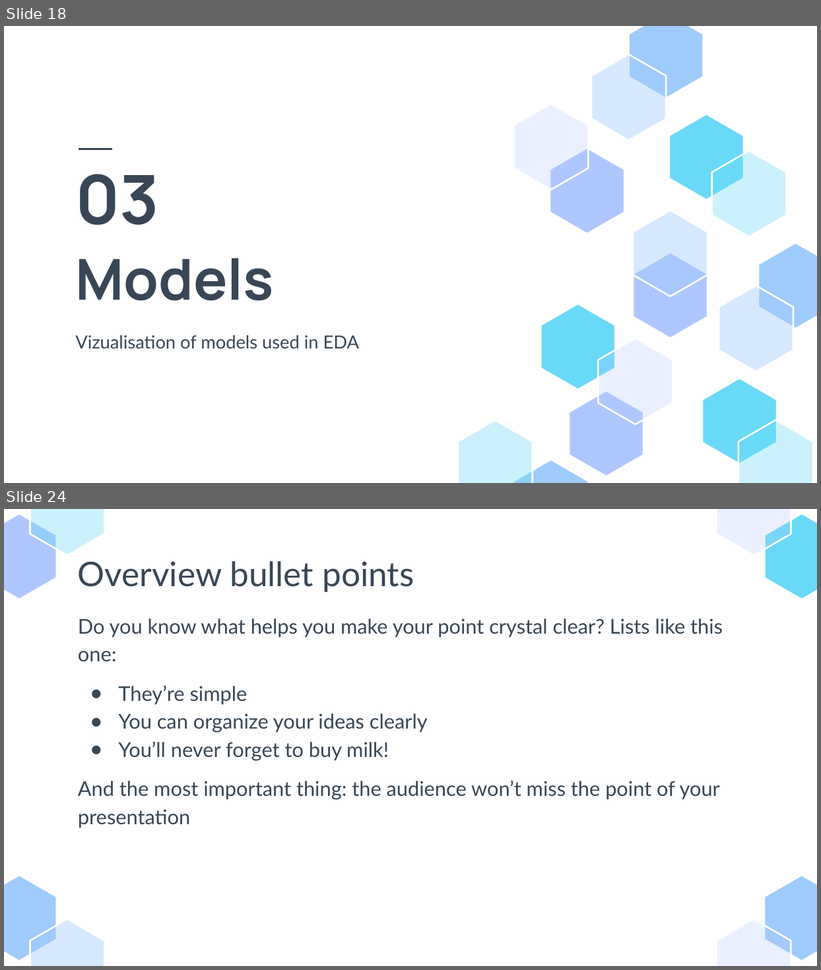
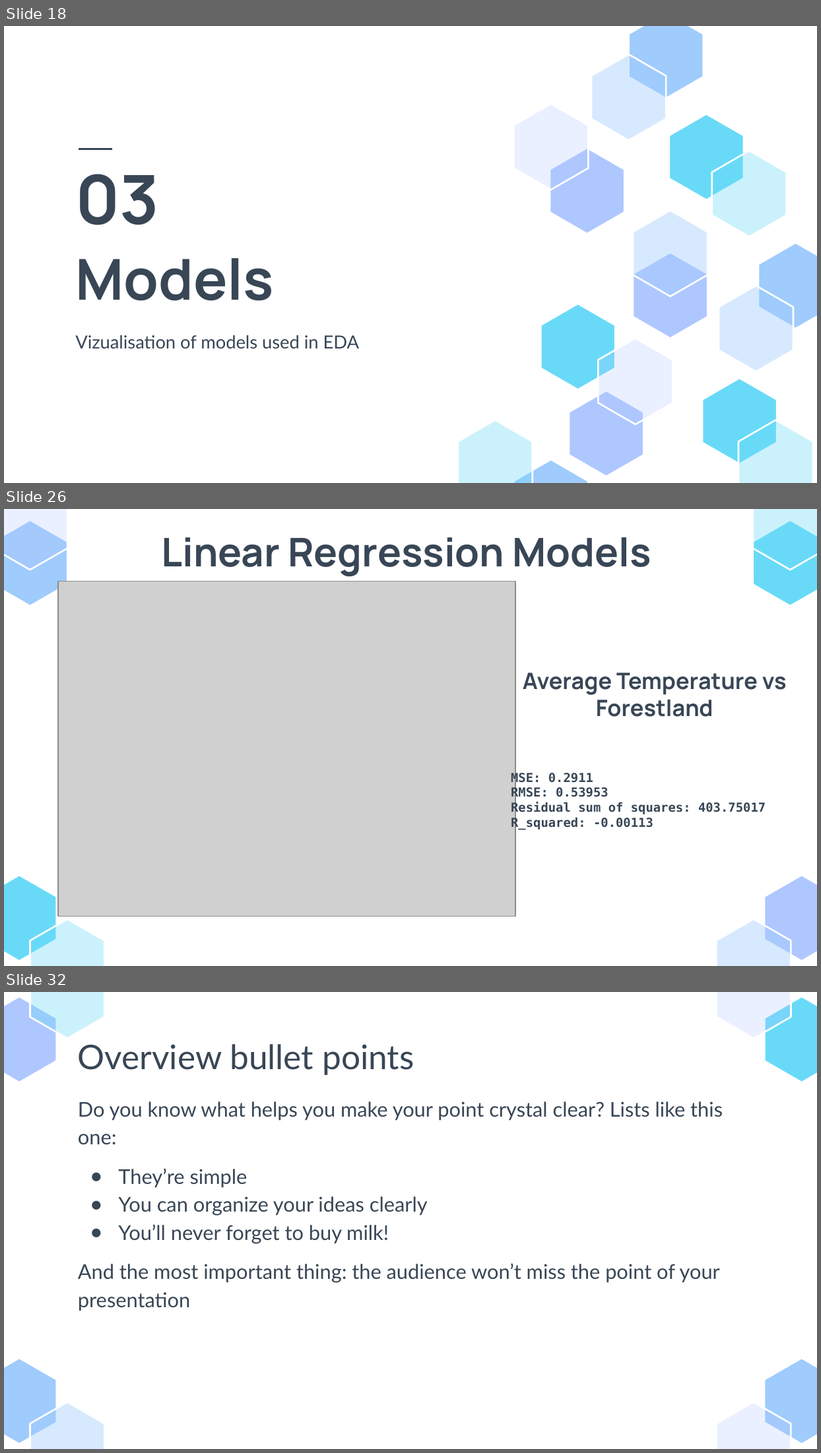
Before and after one commit to glenad/2403-ptds-regression, a slide deck: 2403_ PT_DS_Regression_Agri-food sector- Analysis.pptx. Shown one above the other, each under a label of ours: slides 18 and 24 before the commit, slides 18, 26 and 32 after it; the slides between them are not shown. The pictures are 821x970 and 821x1453 pixels, drawn with LibreOffice and Linux fonts; fonts in the diff are those of the drawing; grey boxes stand for pictures. Boxes give left, top, right and bottom in pixels: in the first picture for what was removed or moved away, otherwise in the second. Text is boxed around its words. In the diff, an @@ line names an element or a change of style, - is before the commit and + after.

```diff
--- a/2403_ PT_DS_Regression_Agri-food sector- Analysis.pptx
+++ b/2403_ PT_DS_Regression_Agri-food sector- Analysis.pptx
@@ slide 26 added at box(4, 509, 817, 966), background #FFFFFF @@
@@ group added at box(4, 509, 817, 966): 8 freeform shapes @@
@@ title added at box(162, 537, 651, 577), 35 pt, text #384655, bold @@
+Linear Regression Models
@@ picture added at box(59, 582, 516, 916) @@
@@ text added at box(523, 673, 787, 717), 20 pt, text #384655, bold @@
+Average Temperature vs Forestland
@@ text added at box(511, 772, 766, 830), 11 pt, text #384655, bold @@
+MSE: 0.2911
+RMSE: 0.53953
+Residual sum of squares: 403.75017
+R_squared: -0.00113
@@ what was slide 24 is now slide 32 @@
```
Also in this commit, not shown: 4 slides changed, 10 other slides added, 3 slides removed, 1 other file.
